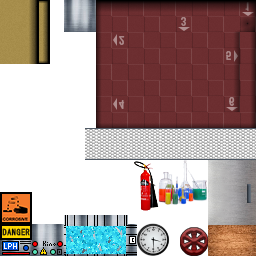
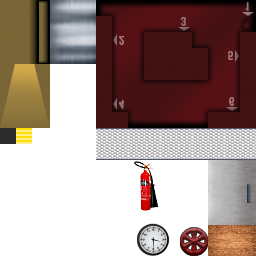
Two versions of the same layered image (256x256). Layer-by-layer changes:
removed layer "Gradient Fill 5" over [96, 123, 256, 128]
removed layer "Gradient Fill 4" over [96, 0, 102, 128]
removed layer "Gradient Fill 11" over [233, 32, 240, 112]
removed layer "Gradient Fill 3" over [250, 1, 256, 128]
removed layer "Gradient Fill 6" over [29, 0, 37, 64]
removed layer "Gradient Fill 1" over [96, 0, 256, 12]
painted on "Layer 5" over [158, 160, 207, 205]
added group "Wall" with 6 layers above "Floor" over [0, 0, 50, 128]
moved "Gradient Fill 10" into group "Wall", painted on it, unmasked it over [29, 0, 48, 64]
removed layer "Gradient Fill 8" over [43, 1, 48, 63]
added layer "Layer 12" in group "Wall" over [0, 64, 50, 128]
moved "Layer 4" into group "Wall", painted on it over [0, 0, 48, 64]
removed layer "Layer 3" over [0, 0, 37, 64]
renamed "Group 1" to "Floor", opacity 45% → 100% over [0, 0, 256, 144]
added group "Group 4" with 2 layers in group "Floor" over [0, 9, 256, 144]
added layer "Layer 16" in group "Group 4" over [0, 9, 256, 144]
added group "Markers" (45%) with 14 layers in group "Floor" over [113, 2, 254, 111]
renamed "Group 2" to "Numbers", moved it into group "Markers" over [118, 2, 249, 109]
added group "Triangles" with 6 layers in group "Markers" over [113, 12, 254, 111]
added layer "Layer 6" in group "Floor" over [96, 0, 256, 128]
added group "Metal" with 2 layers above "Layer 1" over [50, 0, 96, 64]
added layer "Layer 15" in group "Metal" over [50, 0, 96, 64]
added layer "Layer 14" in group "Metal" over [50, 0, 96, 48]
painted on "Layer 1" over [0, 0, 256, 256]
…and 10 more changes (1 mask, 2 moved_by, 1 painted, 2 removed, 7 stack)
